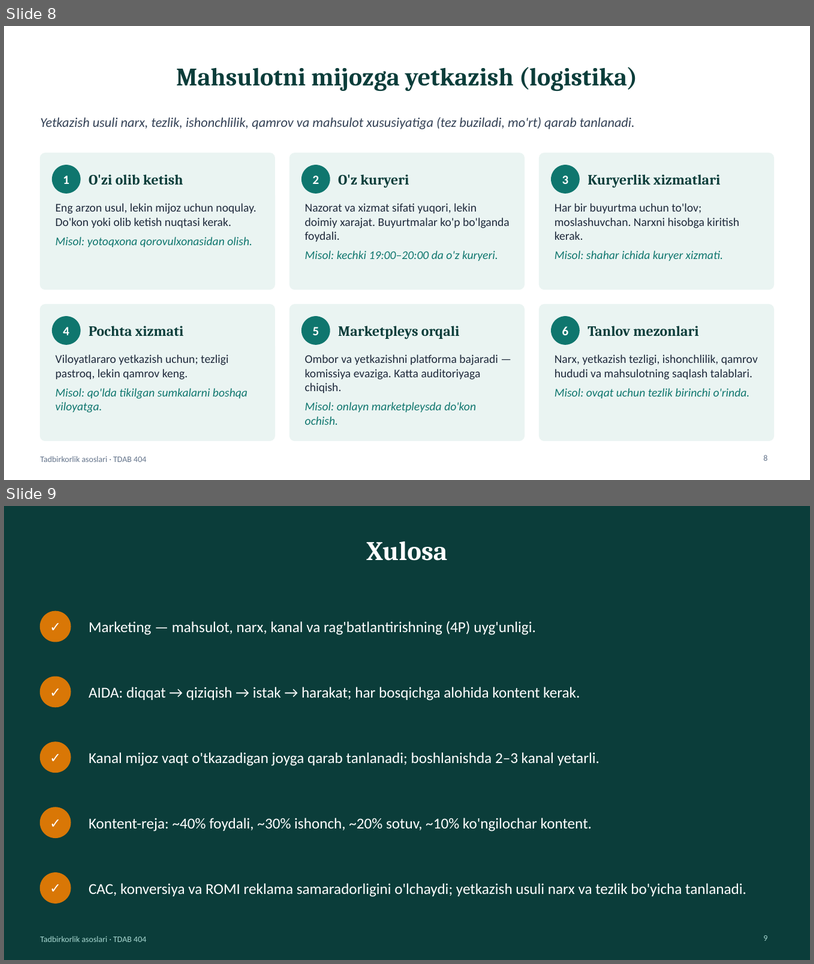
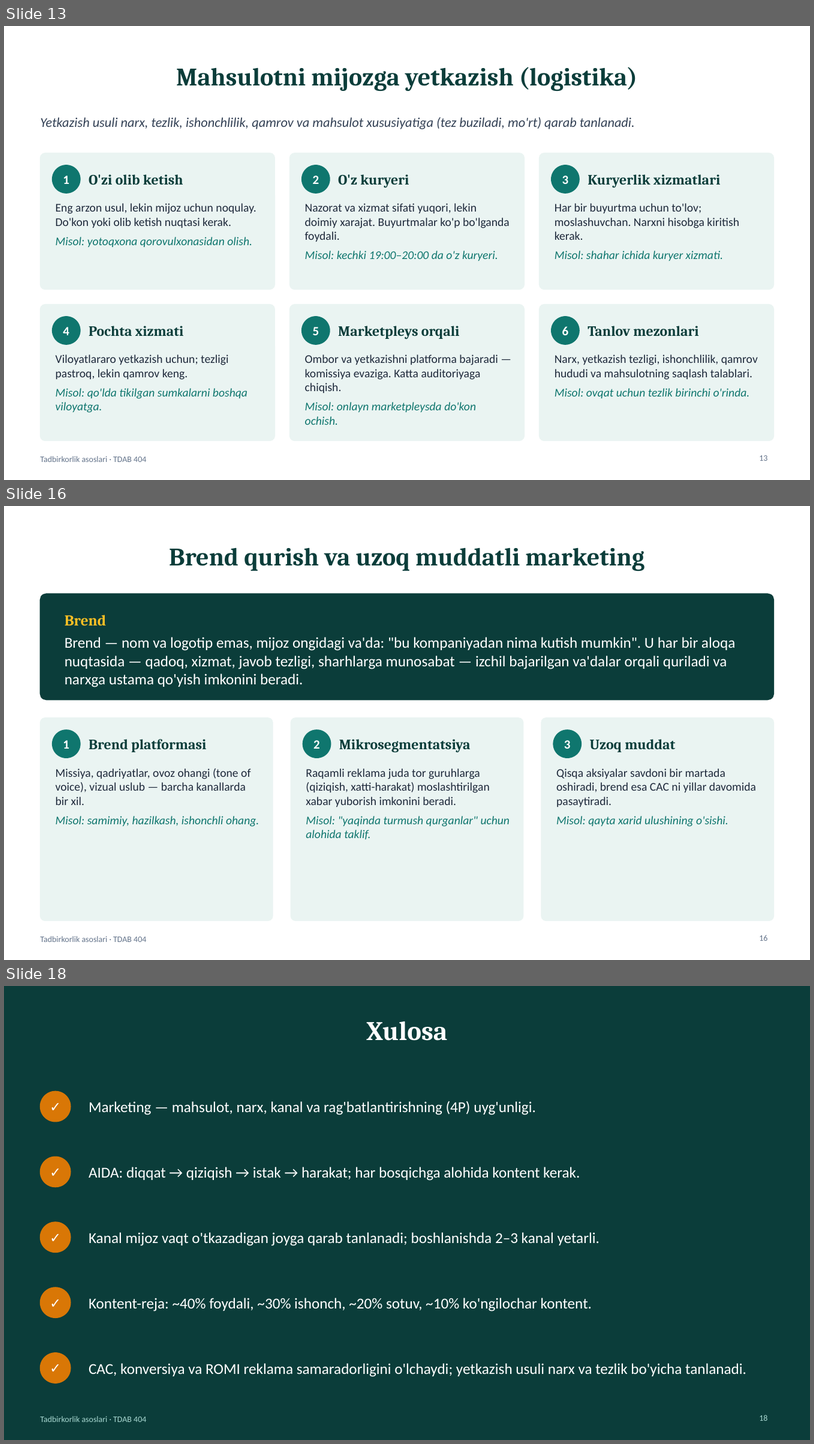
Before and after one commit to Ulugbek3989/tad, a slide deck: public/resources/taqdimotlar/M08-taqdimot.pptx. Shown one above the other, each under a label of ours: slides 8 and 9 before the commit, slides 13, 16 and 18 after it; the slides between them are not shown. The pictures are 814x964 and 814x1444 pixels, drawn with LibreOffice and Linux fonts; fonts in the diff are those of the drawing. Boxes give left, top, right and bottom in pixels: in the first picture for what was removed or moved away, otherwise in the second. Text is boxed around its words. In the diff, an @@ line names an element or a change of style, - is before the commit and + after.

```diff
--- a/public/resources/taqdimotlar/M08-taqdimot.pptx
+++ b/public/resources/taqdimotlar/M08-taqdimot.pptx
@@ slide 16 added at <box>4,506,810,960</box>, background #FFFFFF; not listed: 1 template element that a slide beside it also shows @@
@@ title added at <box>169,547,645,571</box>, 30 pt, text #0B3D3A, bold @@
+Brend qurish va uzoq muddatli marketing
@@ rounded rectangle added at <box>40,594,774,700</box>, fill #0B3D3A, outline #0B3D3A 1 pt @@
@@ text added at <box>65,615,107,625</box>, 18 pt, text #FBBF24, bold @@
+Brend
@@ text added at <box>65,637,735,687</box>, 18 pt, text #FFFFFF @@
+Brend — nom va logotip emas, mijoz ongidagi va'da: "bu kompaniyadan nima kutish mumkin". U har bir aloqa nuqtasida — qadoq, xizmat, javob tezligi, sharhlarga munosabat — izchil bajarilgan va'dalar orqali quriladi va narxga ustama qo'yish imkonini beradi.
@@ rounded rectangle added at <box>40,718,273,921</box>, fill #EAF4F2, outline #EAF4F2 1 pt @@
@@ rounded rectangle added at <box>291,718,523,921</box>, fill #EAF4F2, outline #EAF4F2 1 pt @@
@@ rounded rectangle added at <box>542,718,774,921</box>, fill #EAF4F2, outline #EAF4F2 1 pt @@
@@ ellipse added at <box>53,730,80,757</box>, fill #0F766E, outline #0F766E 1 pt @@
@@ text added at <box>89,739,206,752</box>, 17 pt, text #0B3D3A, bold @@
+Brend platformasi
@@ ellipse added at <box>303,730,330,757</box>, fill #0F766E, outline #0F766E 1 pt @@
@@ text added at <box>339,739,471,753</box>, 17 pt, text #0B3D3A, bold @@
+Mikrosegmentatsiya
@@ ellipse added at <box>554,730,582,757</box>, fill #0F766E, outline #0F766E 1 pt @@
@@ text added at <box>590,739,675,752</box>, 17 pt, text #0B3D3A, bold @@
+Uzoq muddat
@@ text added at <box>63,740,69,748</box>, 15 pt, text #FFFFFF, bold @@
+1
@@ text added at <box>314,740,320,748</box>, 15 pt, text #FFFFFF, bold @@
+2
@@ text added at <box>564,740,571,748</box>, 15 pt, text #FFFFFF, bold @@
+3
@@ text added at <box>56,768,259,826</box>, 14 pt, text #1E293B @@
+Missiya, qadriyatlar, ovoz ohangi (tone of voice), vizual uslub — barcha kanallarda bir xil.
+Misol: samimiy, hazilkash, ishonchli ohang.
@@ text added at <box>306,768,510,840</box>, 14 pt, text #1E293B @@
+Raqamli reklama juda tor guruhlarga (qiziqish, xatti-harakat) moslashtirilgan xabar yuborish imkonini beradi.
+Misol: "yaqinda turmush qurganlar" uchun alohida taklif.
@@ text added at <box>557,768,756,826</box>, 14 pt, text #1E293B @@
+Qisqa aksiyalar savdoni bir martada oshiradi, brend esa CAC ni yillar davomida pasaytiradi.
+Misol: qayta xarid ulushining o'sishi.
@@ page number added at <box>759,934,768,940</box>, 10 pt, text #64748B @@
+16
@@ what was slide 8 is now slide 13 @@
@@ page number at <box>759,455,768,460</box>: text changed @@
-8
+13
@@ what was slide 9 is now slide 18 @@
@@ page number at <box>759,1414,768,1420</box>: text changed @@
-9
+18
```
Also in this commit, not shown: 1 slide changed, 8 other slides added, 41 other files.
